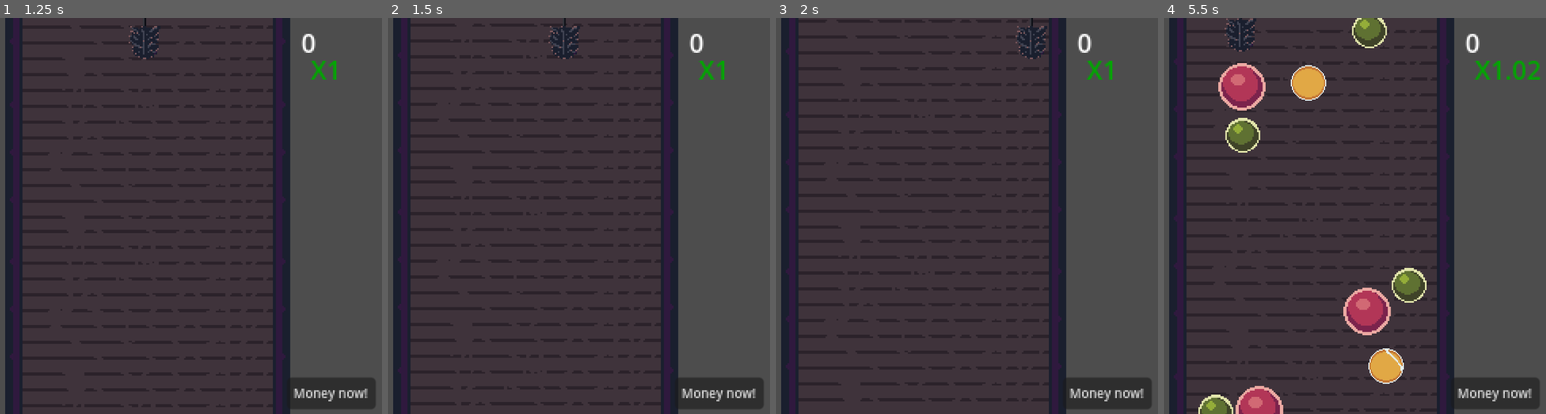
Above: before the commit, frames 1-4 (left to right).
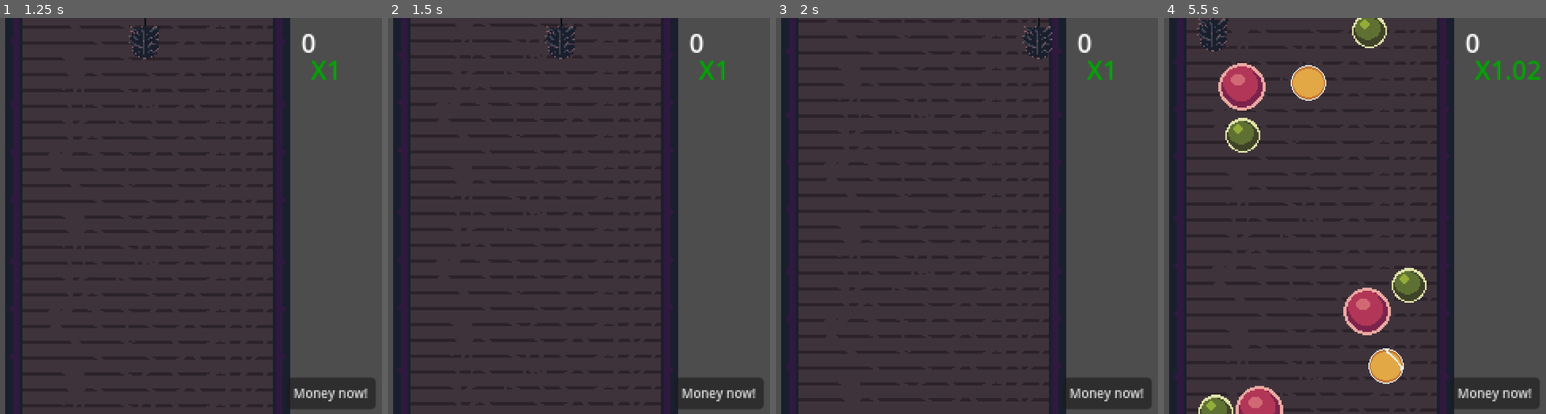
Above: after the commit, the same moments.

Repository: Ytlander/chimney-of-riches
Game: Godot game, scene res://Scenes/main.tscn
The game is run twice, just before and just after one commit, with the same random seed, the same clock (stepped at 60 frames per second) and the same inputs. Sound files missing from this copy of the repository are replaced by a short silence.
Inputs:
- Up to frame 1 (1.25 s): click "Start" at 0.5 s
- Up to frame 2 (1.5 s): hold D (right) from 1.28 s (still down)
- Up to frame 3 (2 s): keep holding D (right)
- Up to frame 4 (5.5 s): release D (right) at 2.03 s; hold S (down) 2.03-2.78 s; hold D (right) 2.78-3.53 s; hold W (up) 3.53-4.28 s; hold A (left) from 4.28 s (still down)

Frame 1 is identical in both runs. In frame 2, 0.3% of the frame differs, in the area x 40-51%, y 0-11%; in frame 3, 0.4%; in frame 4, 0.7%, in the area x 8-25%, y 0-9%.

Commit message:
add acceleration/deceleration
Also changed start and max xpeed to work better with the new accelerated speed.

Diff:
--- a/Scenes/StatesAndStuff.tscn
+++ b/Scenes/StatesAndStuff.tscn
@@ -4,5 +4,4 @@
 
 [node name="StatesAndStuff" type="Node"]
 script = ExtResource("1_3wyi8")
-player_speed = 100
 boundary_bottom_position = Vector2(-1, 28)
--- a/scripts/player_controller.gd
+++ b/scripts/player_controller.gd
@@ -1,5 +1,7 @@
 extends CharacterBody2D
 @export var speed = 150
+var acceleration = 2200
+var deceleration = acceleration / speed
 
 func _ready():
 	SignalBus.player_speed_change.connect(_on_player_speed_change)
@@ -9,10 +11,15 @@
 	# Get the input direction and handle the movement/deceleration.
 	var direction = Vector2(Input.get_axis("left", "right"), Input.get_axis("up", "down")).normalized()
 
-	velocity = direction * speed
-	velocity.y *= 1.5
+	#Acceleration
+	velocity.x += direction.x * acceleration * delta
+	#Increasing Y velocity a little bit more for snappier up and down movement
+	velocity.y += direction.y * 1.5 * acceleration * delta
+	#Deceleration
+	velocity -= velocity * deceleration * delta
 
 	move_and_slide()
 
 func _on_player_speed_change():
 	speed = StatesAndStuff.player_speed
+	deceleration = acceleration / speed
--- a/scripts/states_and_stuff.gd
+++ b/scripts/states_and_stuff.gd
@@ -11,8 +11,8 @@
 
 
 #Upgrade related variables
-@export var player_speed: int
-@export var player_speed_max: int = 180
+@export var player_speed: int = 120
+@export var player_speed_max: int = 240
 @export var boundary_bottom_position: Vector2
 var boundary_bottom_max: Vector2 = Vector2(-1, 60)
 @export var chimney_length: int = 20 #Default 10, max 60
